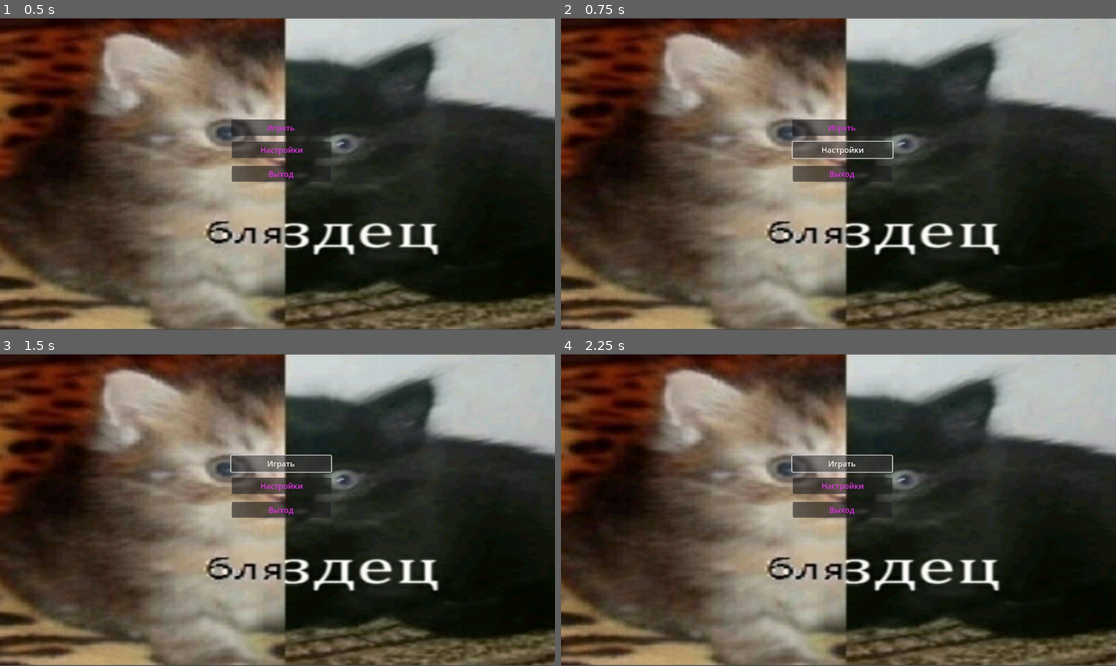
Above: before the commit, frames 1-4 (two rows, left to right).
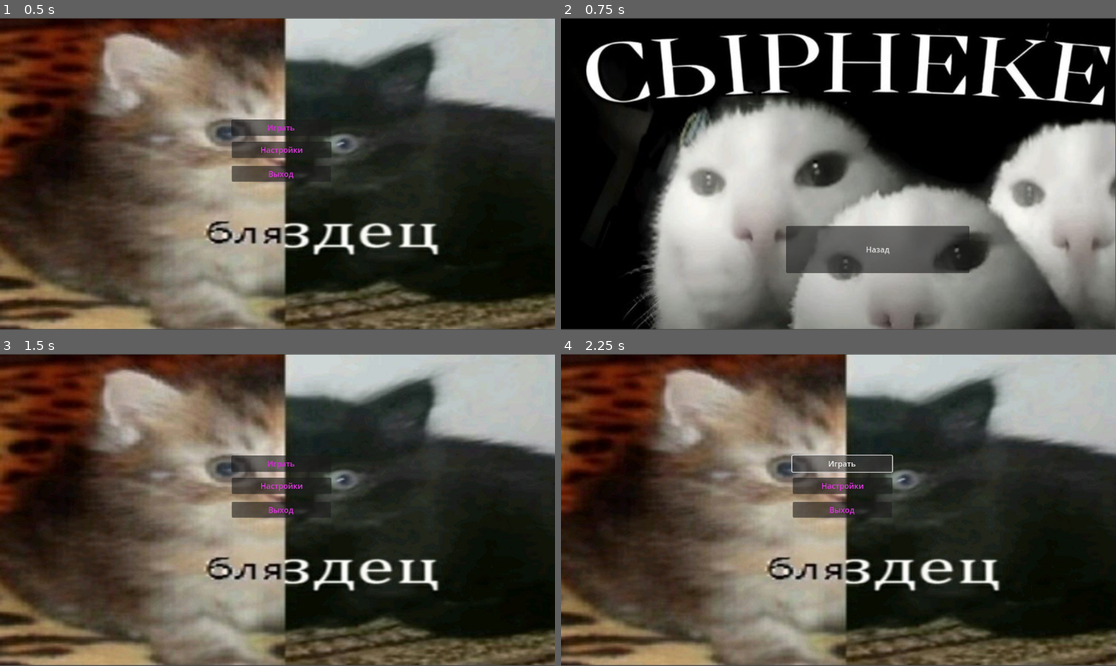
Above: after the commit, the same moments.

Repository: kamilf2002/Prosrenie-team
Game: Godot game, scene res://Menu/menu.tscn
Two runs of this game, one before a commit and one after it. Both use one fixed random seed, a clock stepped at 60 frames per second and the inputs below.
Inputs:
- Up to frame 1 (0.5 s): no input
- Up to frame 2 (0.75 s): click "Настройки" at 0.5 s
- Up to frame 3 (1.5 s): click "Играть" (after the commit: "Назад") at 1.25 s
- Up to frame 4 (2.25 s): click "Играть" at 2 s

Frame 1 is identical in both runs. In frame 2, 92% of the frame differs, in the area x 0-100%, y 0-100%; in frame 3, 0.2%; in frame 4, nothing differs.

Commit message:
Черновая менюшка
менюшка черновая

Diff:
--- a/Prosreni/prosreni/Menu/play.gd
+++ b/Prosreni/prosreni/Menu/play.gd
@@ -6,7 +6,7 @@
 
 
 func _on_settings_pressed() -> void:
-	pass # Replace with function body.
+	get_tree().change_scene_to_file("res://Settings/settings.tscn")
 
 
 func _on_exit_pressed() -> void:
--- /dev/null
+++ b/Prosreni/prosreni/Settings/back.gd
@@ -0,0 +1,5 @@
+extends Button
+
+
+func _on_pressed() -> void:
+	get_tree().change_scene_to_file("res://Menu/menu.tscn")
--- /dev/null
+++ b/Prosreni/prosreni/Settings/settings.tscn
@@ -0,0 +1,21 @@
+[gd_scene load_steps=3 format=3 uid="uid://4f4skqyqg1ge"]
+
+[ext_resource type="Texture2D" uid="uid://2msvtgula4v3" path="res://Settings/settings.jpg" id="1_qeycx"]
+[ext_resource type="Script" uid="uid://ch764wstvtsem" path="res://Settings/back.gd" id="2_d3rbk"]
+
+[node name="Node2D" type="Node2D"]
+
+[node name="Settings" type="Sprite2D" parent="."]
+position = Vector2(575, 323.5)
+scale = Vector2(1.5652174, 1.557971)
+texture = ExtResource("1_qeycx")
+
+[node name="back" type="Button" parent="."]
+offset_left = 467.0
+offset_top = 432.0
+offset_right = 848.0
+offset_bottom = 530.0
+text = "Назад"
+script = ExtResource("2_d3rbk")
+
+[connection signal="pressed" from="back" to="back" method="_on_pressed"]
Not shown, added: Prosreni/prosreni/Settings/back.gd.uid
Binary file added: Prosreni/prosreni/Settings/settings.jpg
Not shown, added: Prosreni/prosreni/Settings/settings.jpg.import
